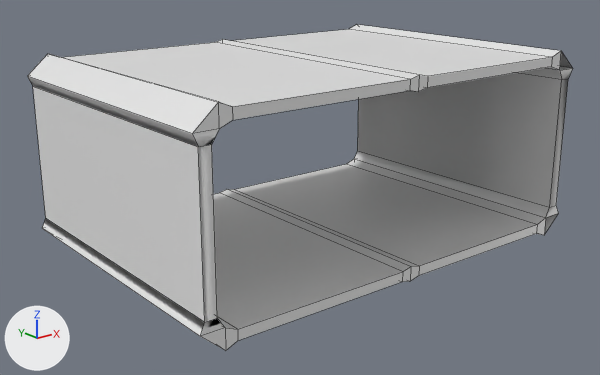
Renders of the FBX model Assets/Models/slicer.fbx from each side of a commit.
Before and after are seen from a camera (50 mm lens) standing at (-3.45, -4.24, 1.43) and looking at (-0.08, -0.03, -0.25). Lighting does not change. The marker at lower left points along +X, +Y and +Z. Mesh edges are drawn as thin lines. Where no turn or scale is listed for an object, it has been applied to the vertices. Vertices at the same position are counted once.
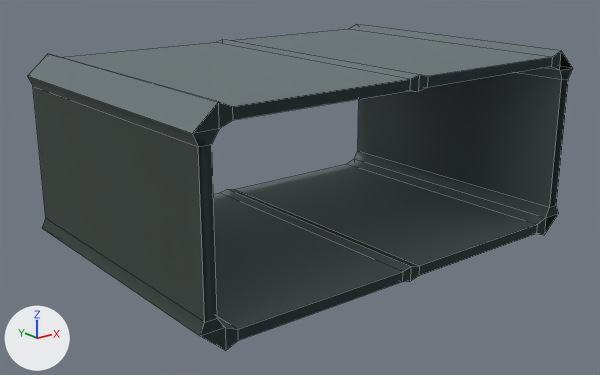
Commit message: * updated slicer model

Edits to the bpy script that builds the scene:
```text
Add img_splitter_texture_v1_2_jpg:
    img_splitter_texture_v1_2_jpg = load_image('splitter-texture-v1.2.jpg', 'splitter-texture-v1.2.jpg', 512, 512, 'sRGB')
Change mat_material:
    remove mat_material.base_color = (0.8, 0.8, 0.8)  # white #e7e7e7
    add mat_material.texture = img_splitter_texture_v1_2_jpg
    mat_material.roughness: 0.4 -> 1.0
Change me_cube:
    where me_cube.from_pydata(...)  # 84 vertices, 88 faces; spans x -1.5..1.5, y -1.0..1.0, z -0.65..0.65
    used by ob_cube; location = (0.0, 0.0, 0.0)
    verts and faces of me_cube; kept vertices keep their numbers, new ones are numbered from 84
    before: 38 (-1.47, -1.0, -0.45) at pixel (204, 322), 39 (-1.39, -1.0, -0.45) at pixel (217, 318), 40 (-1.39, 1.0, -0.45), 41 (-1.47, 1.0, -0.45) at pixel (45, 218), 76 (-1.47, 1.0, 0.45) at pixel (32, 86)
    before: 77 (-1.47, -1.0, 0.45) at pixel (198, 146), 80 (-1.39, 1.0, 0.45), 81 (-1.39, -1.0, 0.45) at pixel (211, 144)
    me_cube part 1
    add delete_faces([(40, 80, 76, 41), (39, 81, 80, 40), (38, 77, 81, 39), (38, 41, 76, 77)])
    add faces += [(40, 41, 76, 80), (39, 40, 80, 81), (38, 39, 81, 77), (38, 77, 76, 41)]
    me_cube part 2: 80 kept faces spanning x -1.5..1.5, y -1.0..1.0, z -0.65..0.65 get new texture (UV) coordinates
```

Location of each change, (x1, y1, x2, y2) in pixels of the pictures (600 x 375 px; the box of a moved part takes in the faces that stretch with it):
'Cube', surface changed (grey to black): (28, 25, 573, 350) in both
part 1 of me_cube, moved or reshaped: (33, 86, 217, 322) in both
part 2 of me_cube, surface changed (white to grey): (28, 25, 573, 350) in both
